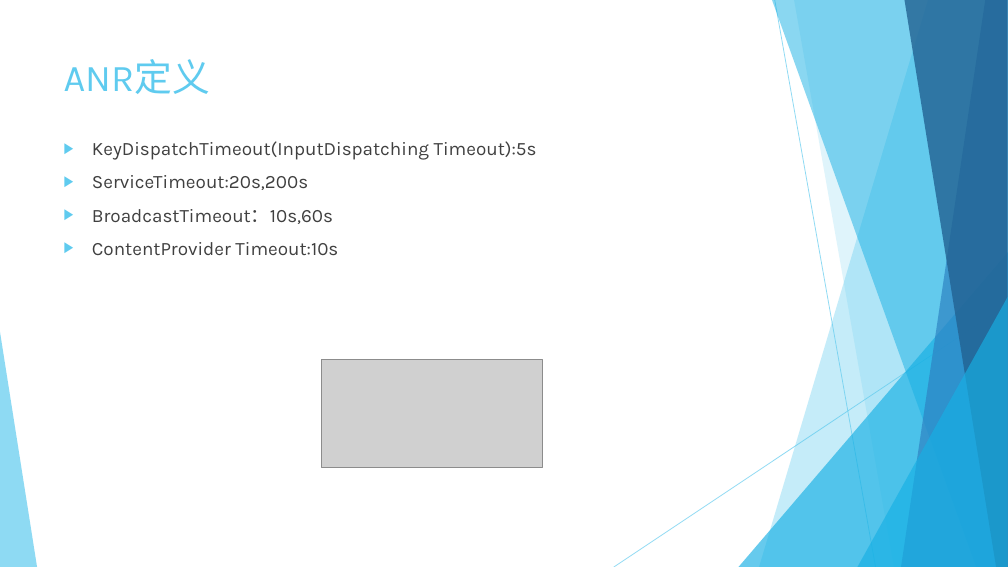
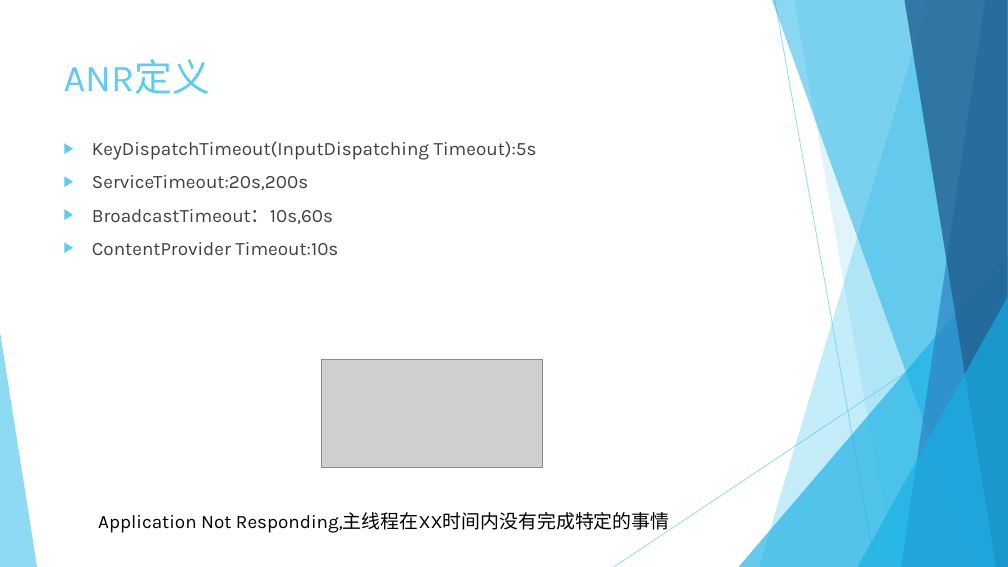
Before and after one commit to keyguansz/asys, a slide deck: slide 2 of debug/ANR原理简介.pptx. Drawn at 1008x567 pixels with LibreOffice and Linux fonts; fonts in the diff are those of the drawing; grey boxes stand for pictures. Boxes give left, top, right and bottom in pixels: in the first picture for what was removed or moved away, otherwise in the second. Text is boxed around its words. In the diff, an @@ line names an element or a change of style, - is before the commit and + after.

```diff
--- a/debug/ANR原理简介.pptx
+++ b/debug/ANR原理简介.pptx
@@ text added at box(98, 512, 670, 534), 18 pt, text #000000 @@
+Application Not Responding,主线程在XX时间内没有完成特定的事情
```
Also in this commit, not shown: 2 other slides changed, 8 slides added, 4 slides removed, 46 other files.
